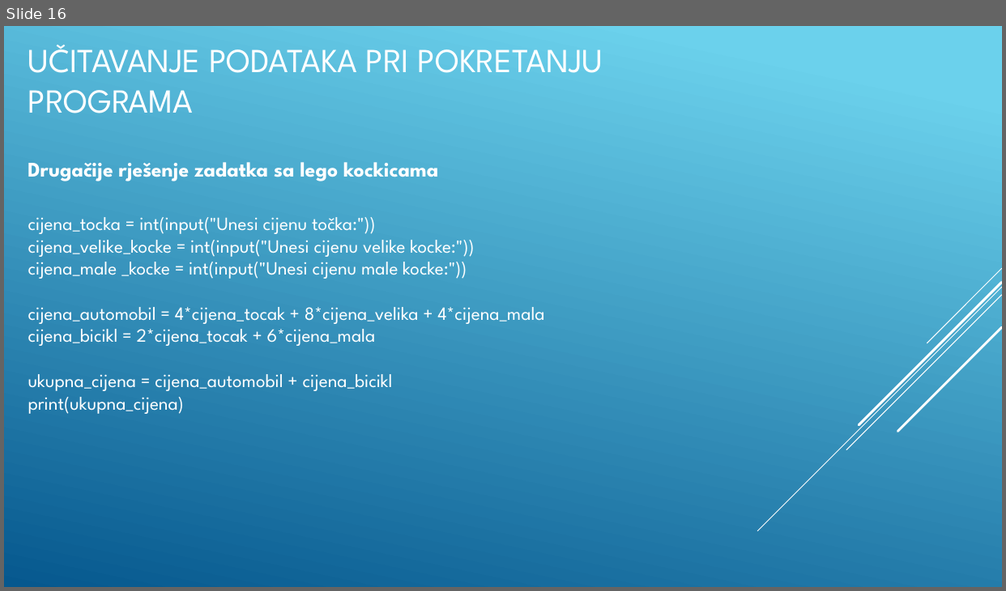
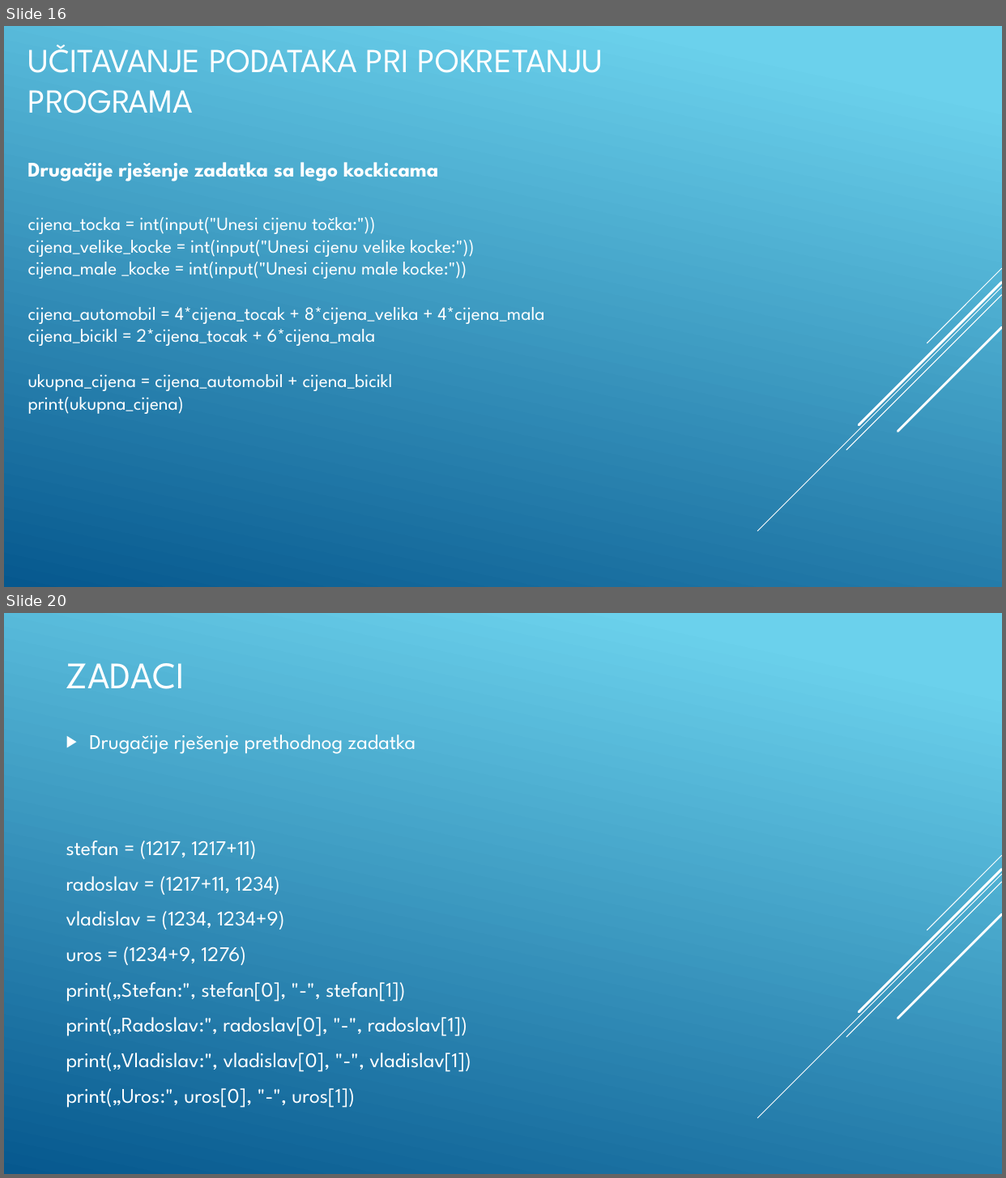
Before and after one commit to BaDnja/Kursevi, a slide deck: Python/Python-Osnovni-kurs/Izracunavanje/1-Osnovne aritmeticke operacije i primjena/Prezentacija.pptx. Shown one above the other, each under a label of ours: slide 16 before the commit, slides 16 and 20 after it; the slides between them are not shown. The pictures are 1006x591 and 1006x1178 pixels, drawn with LibreOffice and Linux fonts; fonts in the diff are those of the drawing. Boxes give left, top, right and bottom in pixels: in the first picture for what was removed or moved away, otherwise in the second. Text is boxed around its words. In the diff, an @@ line names an element or a change of style, - is before the commit and + after.

```diff
--- a/Python/Python-Osnovni-kurs/Izracunavanje/1-Osnovne aritmeticke operacije i primjena/Prezentacija.pptx
+++ b/Python/Python-Osnovni-kurs/Izracunavanje/1-Osnovne aritmeticke operacije i primjena/Prezentacija.pptx
@@ slide 20 added at (4, 613, 1002, 1174), background gradient #6ED2EB to #06588E; not listed: 5 template elements that a slide beside it also shows @@
@@ title added at (66, 663, 185, 689), 36 pt, text #FFFFFF @@
+ZADACI
@@ text added at (66, 735, 471, 1108), 20 pt, text #FFFFFF @@
+▶ Drugačije rješenje prethodnog zadatka
+stefan = (1217, 1217+11)
+radoslav = (1217+11, 1234)
+vladislav = (1234, 1234+9)
+uros = (1234+9, 1276)
+print(„Stefan:", stefan[0], "-", stefan[1])
+print(„Radoslav:", radoslav[0], "-", radoslav[1])
+print(„Vladislav:", vladislav[0], "-", vladislav[1])
+print(„Uros:", uros[0], "-", uros[1])
```
Also in this commit, not shown: 3 slides changed, 6 other slides added, 3 other files.
